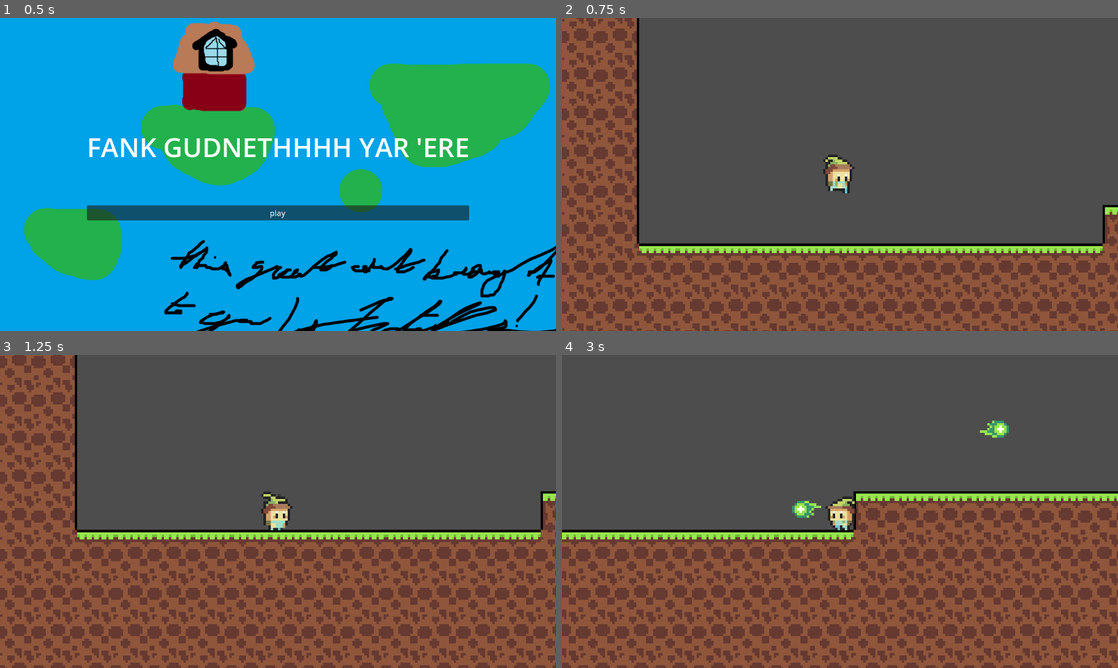
Above: before the commit, frames 1-4 (two rows, left to right).
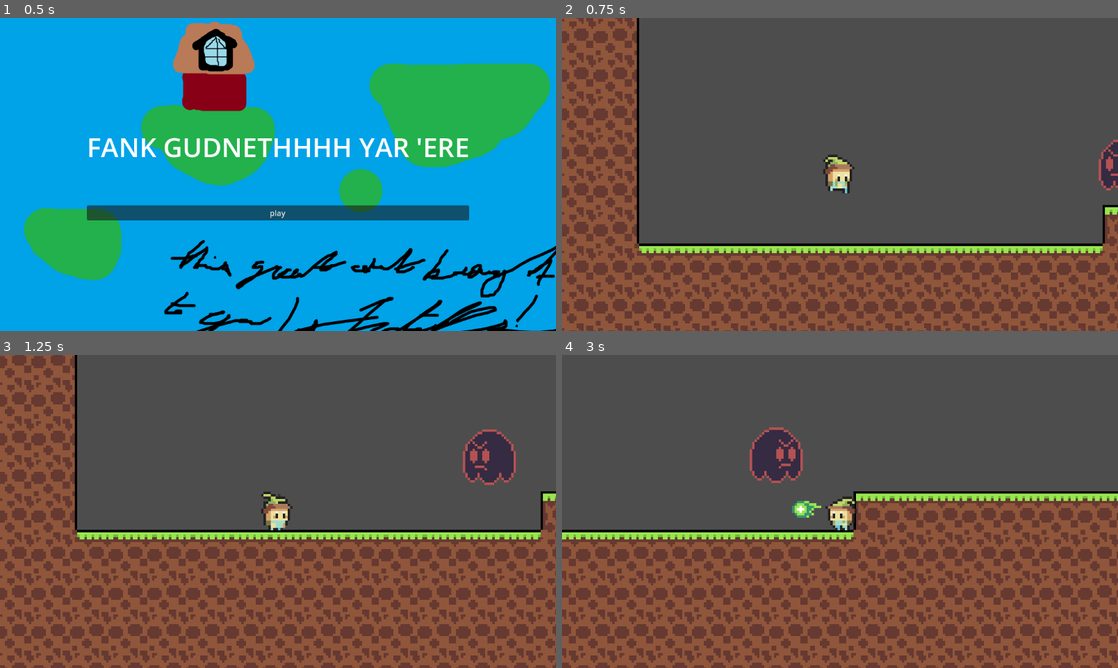
Above: after the commit, the same moments.

Repository: kettle-7/WhereIsSpund
Game: Godot game, scene res://titlescreen.tscn
The game is run twice, just before and just after one commit, with the same random seed, the same clock (stepped at 60 frames per second) and the same inputs.
Inputs:
- Up to frame 1 (0.5 s): no input
- Up to frame 2 (0.75 s): click "play" at 0.5 s
- Up to frame 3 (1.25 s): no input
- Up to frame 4 (3 s): hold D (right) 1.28-2.78 s; tap Z (z) at 1.35, 2.1, 2.85 s; tap W (up) at 1.52, 2.27 s; hold A (left) from 2.78 s (still down)

Frame 1 is identical in both runs. In frame 2, 0.4% of the frame differs, in the area x 96-100%, y 38-56%; in frame 3, 1.4%; in frame 4, 1.6%, in the area x 33-81%, y 20-41%.

Commit message:
added enemy

Diff:
--- a/bullet.gd
+++ b/bullet.gd
@@ -20,3 +20,7 @@
 
 func _on_area_2d_body_entered(body: Node2D) -> void:
 	queue_free()
+
+
+func _on_bulletarea_body_entered(body: Node2D) -> void:
+	queue_free()
--- a/bullet.tscn
+++ b/bullet.tscn
@@ -37,10 +37,12 @@
 autoplay = "default"
 frame_progress = 0.78727
 
-[node name="Area2D" type="Area2D" parent="."]
+[node name="Bulletarea" type="Area2D" parent="."]
 
-[node name="CollisionShape2D" type="CollisionShape2D" parent="Area2D"]
+[node name="CollisionShape2D" type="CollisionShape2D" parent="Bulletarea"]
 position = Vector2(1, 0)
 shape = SubResource("CircleShape2D_t5n2h")
 
-[connection signal="body_entered" from="Area2D" to="." method="_on_area_2d_body_entered"]
+[connection signal="area_shape_entered" from="Bulletarea" to="." method="_on_bulletarea_area_shape_entered"]
+[connection signal="body_entered" from="Bulletarea" to="." method="_on_bulletarea_body_entered"]
+[connection signal="body_entered" from="Bulletarea" to="." method="_on_area_2d_body_entered"]
--- /dev/null
+++ b/enemy_01.gd
@@ -0,0 +1,27 @@
+extends Node2D
+@onready var player: CharacterBody2D = $"../../Player"
+@onready var animated_sprite_2d: AnimatedSprite2D = $AnimatedSprite2D
+var health = 3
+@onready var timer: Timer = $Timer
+
+func _on_area_2d_area_entered(area: Area2D) -> void:
+	if area.name == "Bulletarea":
+		health -= 1
+		modulate.r = 255
+		timer.start()
+
+	if health < 1:
+		queue_free()
+
+func _process(delta: float) -> void:
+
+	global_position = lerp(global_position,player.global_position,0.01)
+
+	if player.global_position.x > global_position.x:
+		animated_sprite_2d.flip_h = false
+	else:
+		animated_sprite_2d.flip_h = true
+
+
+func _on_timer_timeout() -> void:
+	modulate.r = 0
--- /dev/null
+++ b/enemy_01.tscn
@@ -0,0 +1,59 @@
+[gd_scene load_steps=8 format=3 uid="uid://dlgipsfo5bfks"]
+
+[ext_resource type="Script" uid="uid://04bbiq4wbqin" path="res://enemy_01.gd" id="1_hdsgg"]
+[ext_resource type="Texture2D" uid="uid://xttayh55e66p" path="res://enemy_1.png" id="2_t7m7e"]
+
+[sub_resource type="AtlasTexture" id="AtlasTexture_ayrpq"]
+atlas = ExtResource("2_t7m7e")
+region = Rect2(0, 0, 32, 32)
+
+[sub_resource type="AtlasTexture" id="AtlasTexture_r81cn"]
+atlas = ExtResource("2_t7m7e")
+region = Rect2(32, 0, 32, 32)
+
+[sub_resource type="SpriteFrames" id="SpriteFrames_ig54x"]
+animations = [{
+"frames": [{
+"duration": 1.0,
+"texture": SubResource("AtlasTexture_ayrpq")
+}, {
+"duration": 1.0,
+"texture": SubResource("AtlasTexture_r81cn")
+}],
+"loop": true,
+"name": &"default",
+"speed": 5.0
+}]
+
+[sub_resource type="CircleShape2D" id="CircleShape2D_dx1uh"]
+
+[sub_resource type="CapsuleShape2D" id="CapsuleShape2D_hdsgg"]
+radius = 9.2
+height = 18.4
+
+[node name="Enemy01" type="CharacterBody2D"]
+scale = Vector2(5, 5)
+script = ExtResource("1_hdsgg")
+
+[node name="AnimatedSprite2D" type="AnimatedSprite2D" parent="."]
+position = Vector2(0, -15)
+sprite_frames = SubResource("SpriteFrames_ig54x")
+autoplay = "default"
+frame_progress = 0.18397
+
+[node name="Area2D" type="Area2D" parent="."]
+
+[node name="CollisionShape2D" type="CollisionShape2D" parent="Area2D"]
+position = Vector2(0, -11)
+shape = SubResource("CircleShape2D_dx1uh")
+
+[node name="CollisionShape2D" type="CollisionShape2D" parent="."]
+position = Vector2(0, -11)
+shape = SubResource("CapsuleShape2D_hdsgg")
+disabled = true
+
+[node name="Timer" type="Timer" parent="."]
+wait_time = 0.1
+
+[connection signal="area_entered" from="Area2D" to="." method="_on_area_2d_area_entered"]
+[connection signal="timeout" from="Timer" to="." method="_on_timer_timeout"]
--- a/main.tscn
+++ b/main.tscn
@@ -1,7 +1,8 @@
-[gd_scene load_steps=5 format=4 uid="uid://yguq3apeqsn4"]
+[gd_scene load_steps=6 format=4 uid="uid://yguq3apeqsn4"]
 
 [ext_resource type="PackedScene" uid="uid://bctqvjmmj6v43" path="res://player.tscn" id="1_c37tn"]
 [ext_resource type="Texture2D" uid="uid://tdsis7q00ven" path="res://tileset01.png" id="1_yg34a"]
+[ext_resource type="PackedScene" uid="uid://dlgipsfo5bfks" path="res://enemy_01.tscn" id="3_h2yge"]
 
 [sub_resource type="TileSetAtlasSource" id="TileSetAtlasSource_0vi3r"]
 texture = ExtResource("1_yg34a")
@@ -91,3 +92,8 @@
 position = Vector2(98, 70)
 
 [node name="Camera2D" type="Camera2D" parent="Player"]
+
+[node name="enemies" type="Node2D" parent="."]
+
+[node name="Enemy01" parent="enemies" instance=ExtResource("3_h2yge")]
+position = Vector2(752, 141)
--- a/player.gd
+++ b/player.gd
@@ -22,6 +22,7 @@
 var footstep = false
 var stepped = false
 var justonground = false
+var canshoot = true
 @onready var ray_cast_2d = $AnimatedSprite2D/RayCast2D
 
 @onready var walljump_timer = $"walljump timer"
@@ -39,6 +40,7 @@
 
 
 @onready var cyote_jump_timer: Timer = $CyoteJumpTimer
+@onready var shooting_cooldown: Timer = $"shooting cooldown"
 
 
 
@@ -210,12 +212,15 @@
 
 
 	#bullets
-	if Input.is_action_just_pressed("z"):
+	if Input.is_action_just_pressed("z") and canshoot:
 		var instance = BULLET.instantiate()
-
+		shooting_cooldown.start()
 		instance.global_position = global_position
 		instance.direction = !animatedsprite.flip_h
 
+		canshoot = false
+		shooting_cooldown.start()
+
 		add_sibling(instance)
 
 
@@ -244,3 +249,7 @@
 
 func _on_cyote_jump_timer_timeout() -> void:
 	was_on_floor = false
+
+
+func _on_shooting_cooldown_timeout() -> void:
+	canshoot = true
--- a/player.tscn
+++ b/player.tscn
@@ -270,6 +270,8 @@
 
 [node name="CyoteJumpTimer" type="Timer" parent="."]
 wait_time = 0.1
+
+[node name="shooting cooldown" type="Timer" parent="."]
 
 [connection signal="area_shape_entered" from="pa" to="." method="_on_pa_area_shape_entered"]
 [connection signal="area_shape_exited" from="pa" to="." method="_on_pa_area_shape_exited"]
@@ -277,3 +279,4 @@
 [connection signal="area_shape_entered" from="death hitbox" to="." method="_on_death_hitbox_area_shape_entered"]
 [connection signal="timeout" from="walljump timer" to="." method="_on_walljump_timer_timeout"]
 [connection signal="timeout" from="CyoteJumpTimer" to="." method="_on_cyote_jump_timer_timeout"]
+[connection signal="timeout" from="shooting cooldown" to="." method="_on_shooting_cooldown_timeout"]
Not shown, added: bullet.gd.uid
Not shown: 1 places in bullet.tscn that only renumber resources
Not shown, added: enemy_01.gd.uid
Binary file added: enemy_1.png
Not shown, added: enemy_1.png.import
Not shown: 1 places in player.tscn that only renumber resources
